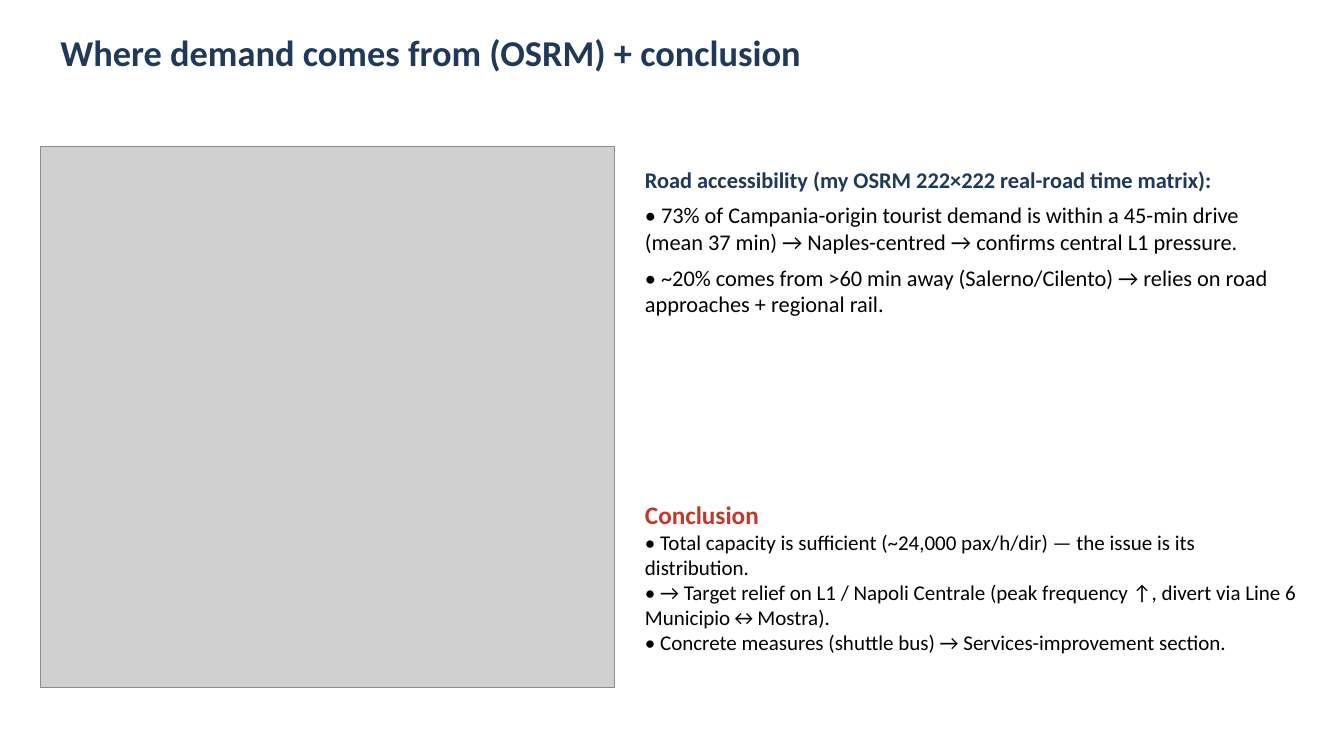
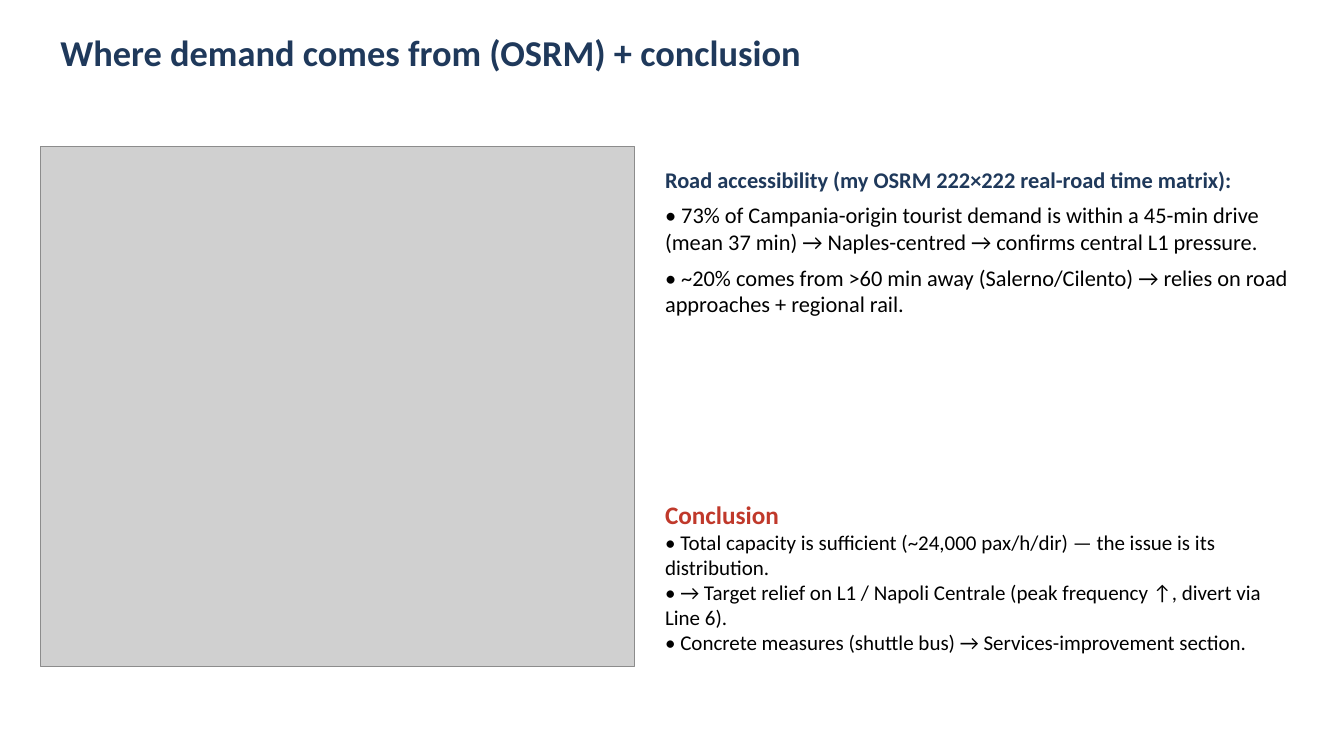
Before and after one commit to lilfjy/infra-pj-cursor, a slide deck: slide 3 of 5.11 fjy/PartB_slides.pptx. Drawn at 1344x756 pixels with LibreOffice and Linux fonts; fonts in the diff are those of the drawing; grey boxes stand for pictures. Boxes give left, top, right and bottom in pixels: in the first picture for what was removed or moved away, otherwise in the second. Text is boxed around its words. In the diff, an @@ line names an element or a change of style, - is before the commit and + after.

```diff
--- a/5.11 fjy/PartB_slides.pptx
+++ b/5.11 fjy/PartB_slides.pptx
@@ picture: place and size @@
-picture at (40,146,615,688)
+picture at (40,146,635,666)
@@ text "Road accessibility (my OSRM 222×222 ...": place and size @@
-text "Road accessibility (my OSRM 222×222 ..." at (645,171,1268,316)
+text "Road accessibility (my OSRM 222×222 ..." at (665,171,1288,316)
@@ text "Conclusion": place and size @@
-text "Conclusion" at (645,506,1296,654)
+text "Conclusion" at (665,506,1260,654)
@@ text at (665,585,1260,628): text changed @@
-• → Target relief on L1 / Napoli Centrale (peak frequency ↑, divert via Line 6 Municipio↔Mostra).
+• → Target relief on L1 / Napoli Centrale (peak frequency ↑, divert via Line 6).
```
Also in this commit, not shown: 1 other slide changed, 1 other file.
